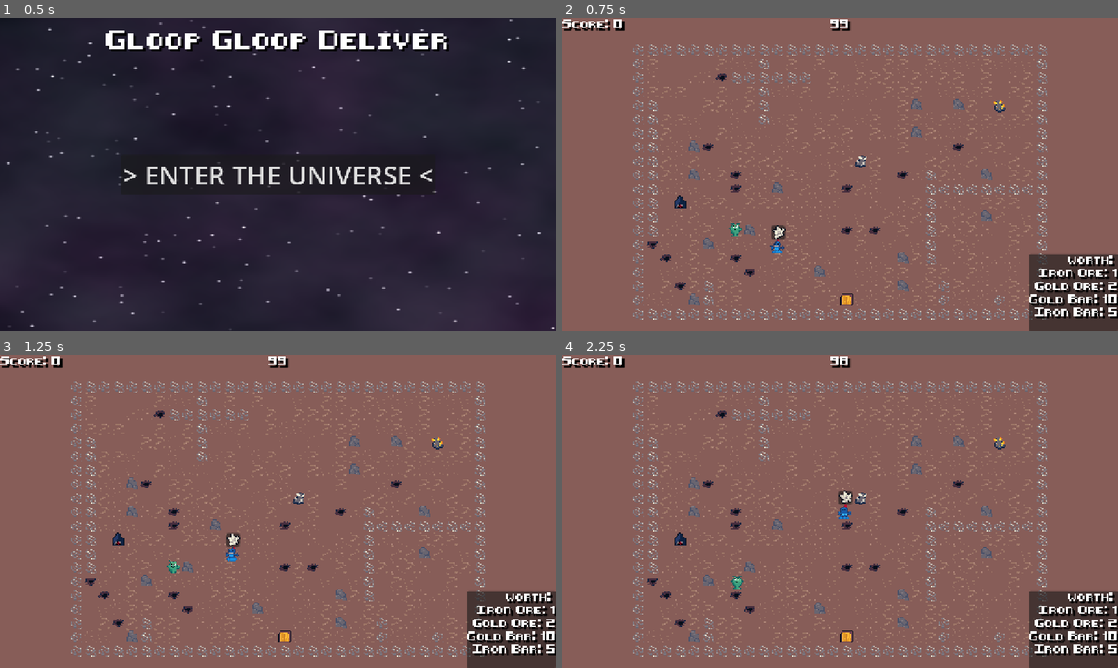
Above: before the commit, frames 1-4 (two rows, left to right).
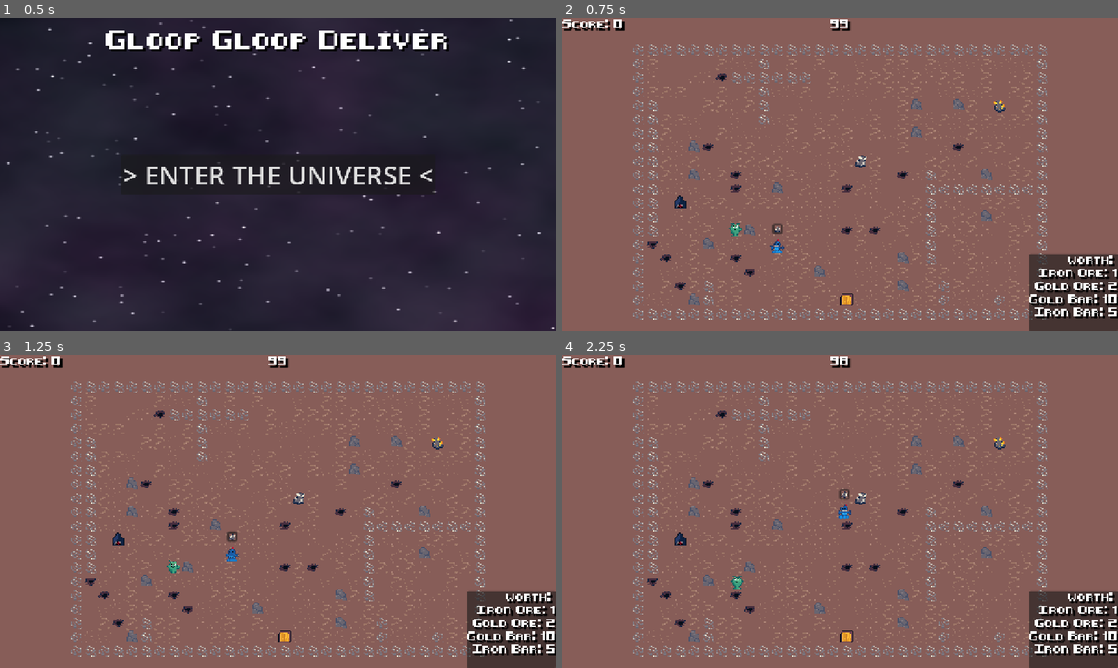
Above: after the commit, the same moments.

Repository: GameAISchool2026members/GloopGloopDelivery
Game: Godot game, scene res://menu/menu.tscn
Same seed, same stepped clock (60 frames per second), same inputs: the game is played once before the commit and once after it.
Inputs (mouse positions are in pixels of both pictures, inside the frame that each line leads up to):
- Up to frame 1 (0.5 s): no input
- Up to frame 2 (0.75 s): click "> ENTER THE UNIVERSE <" at 0.5 s
- Up to frame 3 (1.25 s): no input
- Up to frame 4 (2.25 s): move the mouse to (962, 495) at 1.27 s; hold D (right) 1.28-2.03 s; tap Space (interact) at 1.35, 2.1 s; click (962, 495) at 1.42 s; move the mouse to (728, 527) at 2.02 s; hold S (down) from 2.03 s (still down)

Frame 1 is identical in both runs. In frame 2, 0.1% of the frame differs, in the area x 37-41%, y 65-71%; in frame 3, 0.2%, in the area x 40-44%, y 56-66%; in frame 4, 0.2%.

Commit message:
robot emotes destination

Diff:
--- a/players/robot/robot_player.gd
+++ b/players/robot/robot_player.gd
@@ -121,7 +121,7 @@
 		selected_objective_dict.sampling_weight * 100.0
 	])
 
-	_emote(potential_objective_node)
+	_emote(target_node)
 	_move_to_global_pos(target_node.global_position)
 
 	if not target_node:
@@ -151,9 +151,10 @@
 	return result
 
 func _emote(node: Node2D):
-	var resource = ECS.get_component(node, ResourceComponent) as ResourceComponent
-	if resource:
-		$PanelContainer/TextureRect.texture = resource.item.texture
+	# all nodes should have a sprite2d
+	var sprite = ECS.get_component(node, Sprite2D) as Sprite2D
+	if sprite:
+		$Panel/PanelContainer/TextureRect.texture = sprite.texture
 
 func _is_objective_valid_target(objective: Node2D) -> bool:
 	return true
--- a/players/robot/robot_player.tscn
+++ b/players/robot/robot_player.tscn
@@ -44,7 +44,7 @@
 [node name="Sprite2D" type="AnimatedSprite2D" parent="." unique_id=1942225351]
 sprite_frames = SubResource("SpriteFrames_nvhv3")
 autoplay = "default"
-frame_progress = 0.7742825
+frame_progress = 0.6647651
 
 [node name="CollisionShape2D" type="CollisionShape2D" parent="." unique_id=79676028]
 shape = SubResource("RectangleShape2D_p7nr7")
@@ -61,17 +61,40 @@
 position = Vector2(0, -8.56)
 scale = Vector2(0.5, 0.5)
 
-[node name="PanelContainer" type="PanelContainer" parent="." unique_id=1155779446]
-offset_left = -7.0
-offset_top = -24.0
-offset_right = 9.0
-offset_bottom = -8.0
+[node name="Panel" type="Panel" parent="." unique_id=1837737897]
+anchors_preset = 8
+anchor_left = 0.5
+anchor_top = 0.5
+anchor_right = 0.5
+anchor_bottom = 0.5
+offset_left = -6.0
+offset_top = -26.0
+offset_right = 6.0
+offset_bottom = -14.0
+grow_horizontal = 2
+grow_vertical = 2
+size_flags_horizontal = 4
+size_flags_vertical = 4
 
-[node name="TextureRect" type="TextureRect" parent="PanelContainer" unique_id=1540946075]
+[node name="PanelContainer" type="PanelContainer" parent="Panel" unique_id=1155779446]
+layout_mode = 1
+anchors_preset = 8
+anchor_left = 0.5
+anchor_top = 0.5
+anchor_right = 0.5
+anchor_bottom = 0.5
+offset_left = -4.0
+offset_top = -4.0
+offset_right = 4.0
+offset_bottom = 4.0
+grow_horizontal = 2
+grow_vertical = 2
+size_flags_horizontal = 3
+
+[node name="TextureRect" type="TextureRect" parent="Panel/PanelContainer" unique_id=1540946075]
 layout_mode = 2
 texture = ExtResource("4_xxa81")
-expand_mode = 1
-stretch_mode = 2
+expand_mode = 2
 
 [node name="Particles" type="CPUParticles2D" parent="." unique_id=916823859]
 emitting = false
